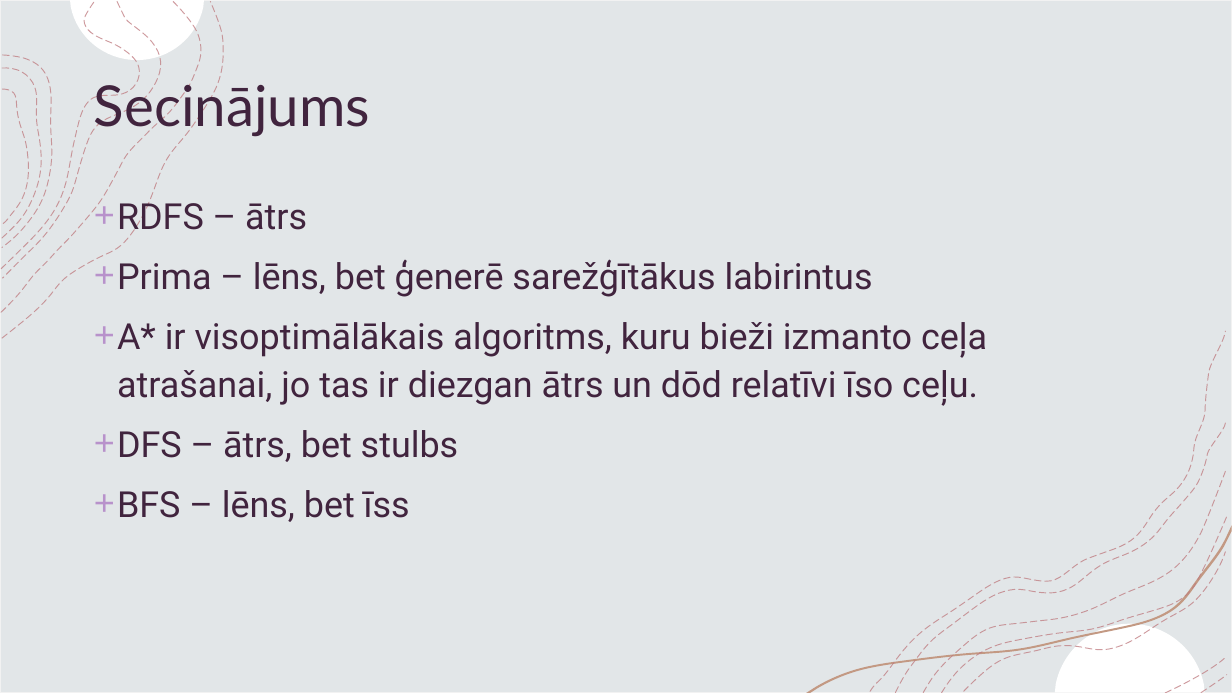
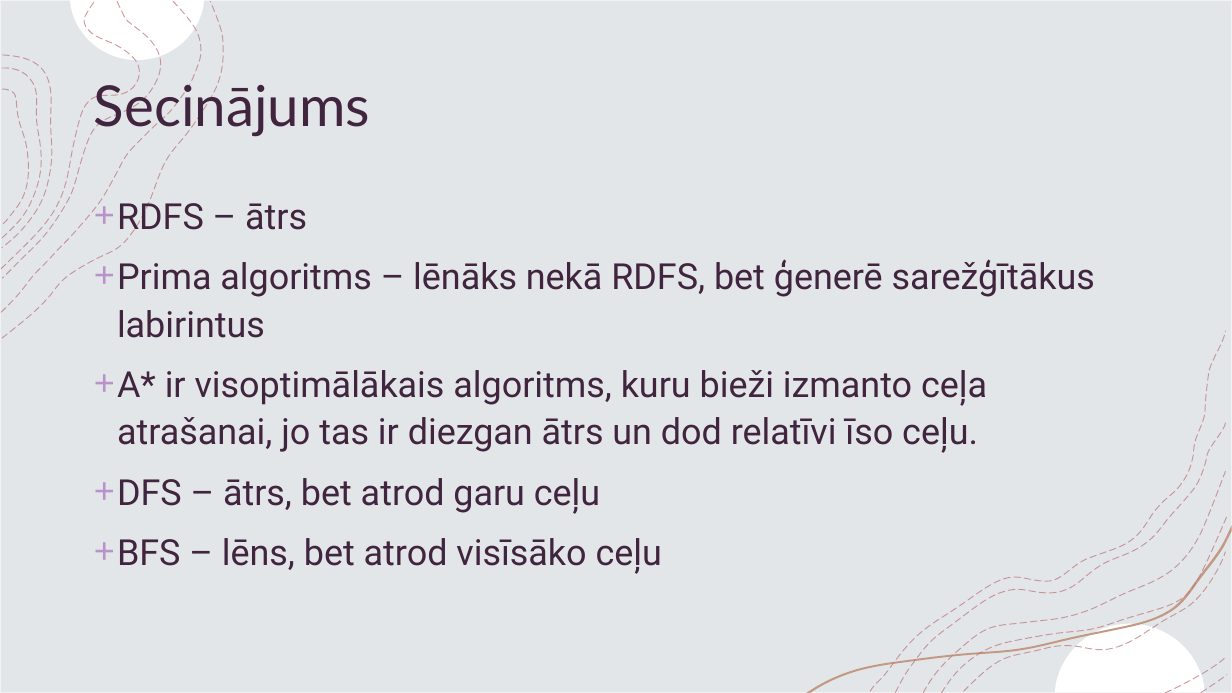
Before and after one commit to 4math/maze_solver, a slide deck: slide 11 of slides/Slides.pptx. Drawn at 1232x693 pixels with LibreOffice and Linux fonts; fonts in the diff are those of the drawing. Boxes give left, top, right and bottom in pixels: in the first picture for what was removed or moved away, otherwise in the second. Text is boxed around its words. In the diff, an @@ line names an element or a change of style, - is before the commit and + after.

Commit message:
little fixes to the presentation

```diff
--- a/slides/Slides.pptx
+++ b/slides/Slides.pptx
@@ text at (117,259,1095,574): text changed @@
-+ Prima – lēns, bet ģenerē sarežģītākus labirintus
-+ A* ir visoptimālākais algoritms, kuru bieži izmanto ceļa atrašanai, jo tas ir diezgan ātrs un dōd relatīvi īso ceļu.
-+ DFS – ātrs, bet stulbs
-+ BFS – lēns, bet īss
++ Prima algoritms – lēnāks nekā RDFS, bet ģenerē sarežģītākus labirintus
++ A* ir visoptimālākais algoritms, kuru bieži izmanto ceļa atrašanai, jo tas ir diezgan ātrs un dod relatīvi īso ceļu.
++ DFS – ātrs, bet atrod garu ceļu
++ BFS – lēns, bet atrod visīsāko ceļu
```
Also in this commit, not shown: 1 other slide changed, 1 other file.
